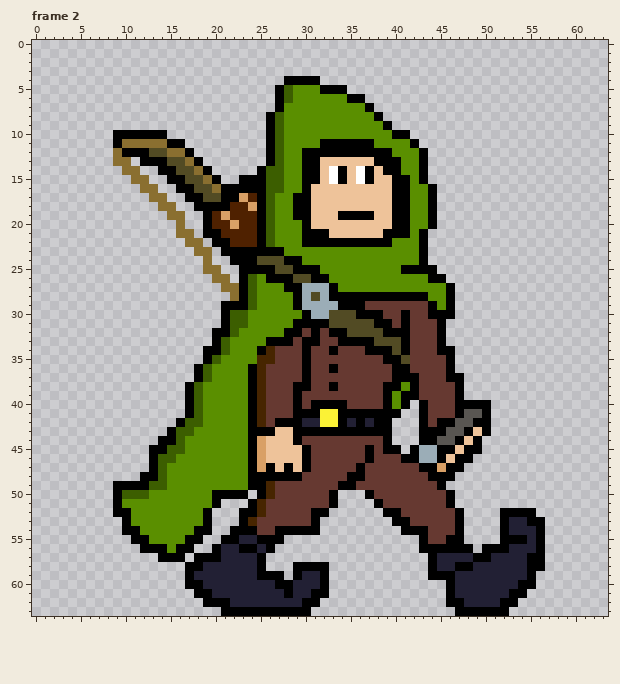
Pixel-art file, stored at BBCTMA/Assets/Ase Files/ranger_reworked.ase. The picture above was drawn from the file before the commit.
64x64 pixels, 6 frames. Shown: frame 2. The commit also changed other frames, which this record leaves out.
And afterwards:
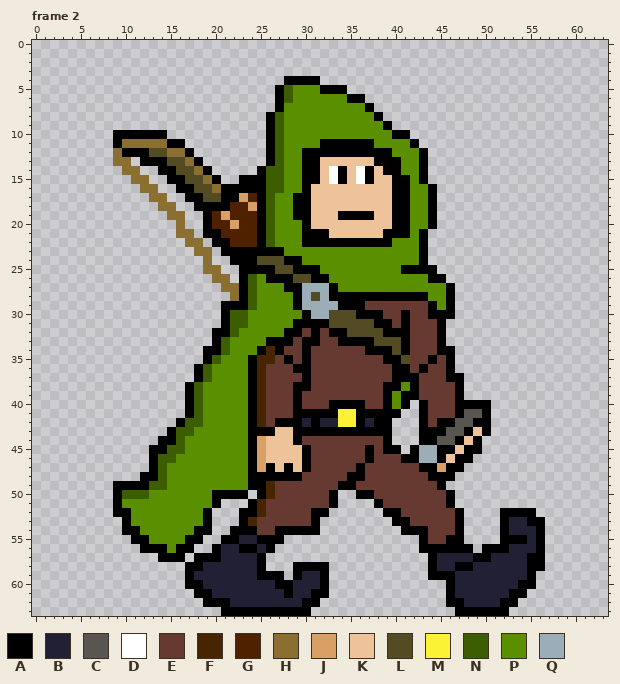
Palette (. is transparent): A #000000  B #222034  C #595652  D #ffffff  E #663931  F #472500  G #4f2100  H #8a6f30  J #d9a066  K #eec39a  L #524b24  M #fbf236  N #3c5e00  P #5a8f00  Q #9badb7
Difference:
--- frame 2
@@ x 22..46 @@
 33 PPPPAAAEAAEEAAAALLLAEEEA.
-34 PPPAFEEEAEEAEEEAAALAEEEAA
-35 PPPFFEEEAEEEEEEEEAALEEEEA
-36 PPAFEEEEAEEAEEEEEEAAEEEEA
+34 PPPAFAEEAEEEEEEAAALAEEEAA
+35 PPAFFEAEAEEEEEEEEAALEEAEA
+36 PPAFEEEAAEEEEEEEEEAAEAEEA
 37 PPAFEEEEAEEEEEEEEEAAAEEEA
-38 PPAFEEEAAEEAEEEEEAAPAEEEE
+38 PPAFEEEAAEEEEEEEEAAPAEEEE
 39 PPAFEEEAEEEEEEEEEAPAAEEEE
-40 PPAFEEEAEAAAAEEEEAPA.AEEE
-41 PPAFEEEAAAMMAAAAAAA..AEEE
-42 PPAFEAAABBMMABABAA...AEAA
+40 PPAFEEEAEEEAAAAEEAPA.AEEE
+41 PPAFEEEAAAAAMMAAAAA..AEEE
+42 PPAFEAAABABBMMABAA...AEAA
 43 PPAAAKKAAAAAAAAAAA...AAAC
@@ x 34..38 @@
 49 AAEEE
-50 ...AE
+50 ..AAE
 51 ....A
Pixel boxes of the changes (left, top, right, bottom) in both pictures:
changed: (248, 346, 365, 427)
changed: (419, 355, 437, 373)
added: (356, 490, 365, 499)
